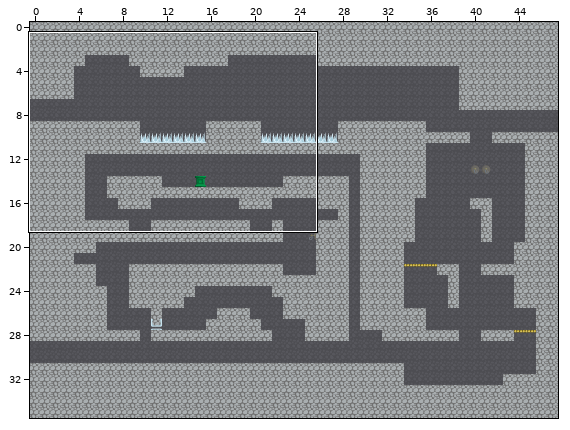
Level history. Tiled map: TiledMaps/room5-2.tmx. Above, an overview of the earlier version with the close-up marked.
Close-up. Old version:
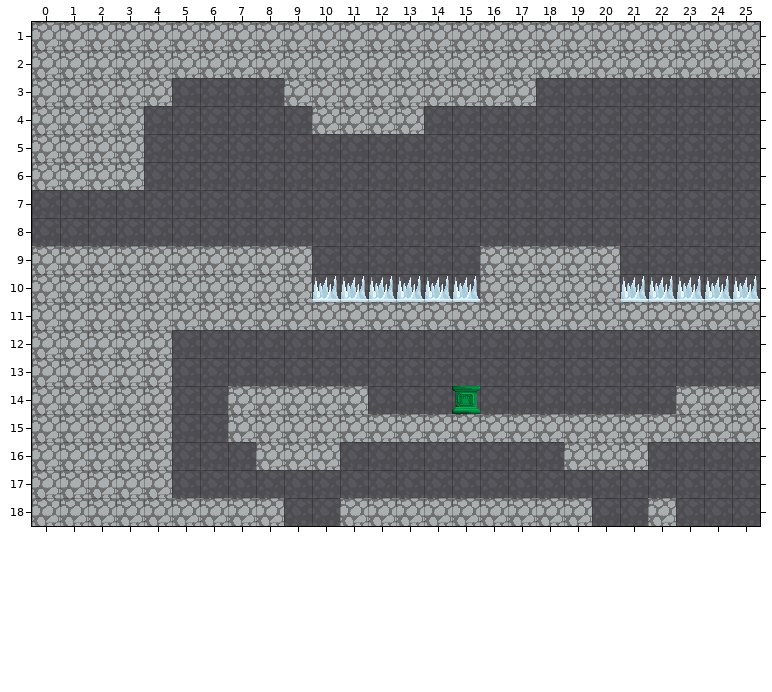
Cells are 32x32 px. Shown: x 0..25, y 1..18. The commit also changed other parts of the map, which this record leaves out.
Now the later version:
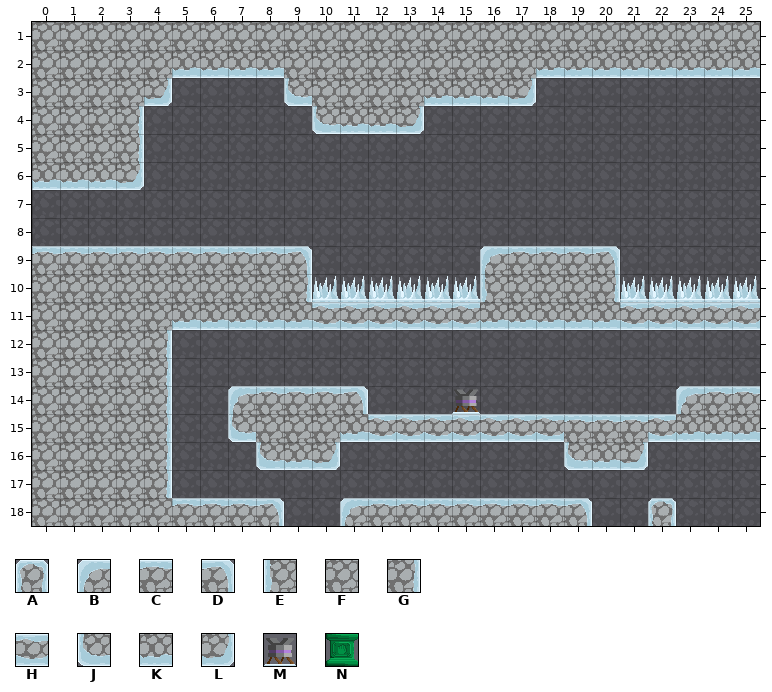
Key: from "tilemap": A 0, B 3, C 4, D 5, E 9, F 10, G 11, H 12, J 15, K 16, L 17, M 28, N 45.
_ is an empty cell.
Difference:
Layer "foreground":
Tile F gives way to tile A in row 18 at x 22.
Tile F gives way to tile B in row 9 at x 16; in row 14 at x 7 and 23; in row 18 at x 11.
Tile F gives way to tile C in row 9 at x 0 to 8 and 17 to 19; in row 14 at x 8 to 10 and 24 to 25; in row 15 at x 19 to 21; in row 18 at x 5 to 7 and 12 to 18.
Tile F gives way to tile D in row 9 at x 9 and 20; in row 14 at x 11; in row 18 at x 8 and 19.
Tile F gives way to tile E in row 10 at x 16.
Tile F gives way to tile G in rows 4 to 5 at x 3; in row 10 at x 9 and 20; in rows 12 to 17 at x 4.
Tile F gives way to tile H in row 11 at x 10 to 15 and 21 to 25; in row 15 at x 12 to 18 and 22.
Tile F gives way to tile J in row 3 at x 9; in row 4 at x 10; in row 15 at x 7; in row 16 at x 8 and 19.
Tile F gives way to tile K in row 2 at x 5 to 8 and 18 to 25; in row 3 at x 14 to 16; in row 4 at x 11 to 12; in row 6 at x 0 to 2; in row 11 at x 5 to 9 and 16 to 20; in row 15 at x 11 and 23 to 25.
Tile F gives way to tile K in row 16 at x 9 and 20.
Tile F gives way to tile L in row 3 at x 4 and 17; in row 4 at x 13; in row 6 at x 3; in row 16 at x 10 and 21.
Tile N gives way to tile M in row 14 at x 15.
Changed places in both close-ups, as pixel boxes (x1, y1, x2, y2):
changed: (32, 58, 760, 190)
changed: (32, 246, 760, 526)
